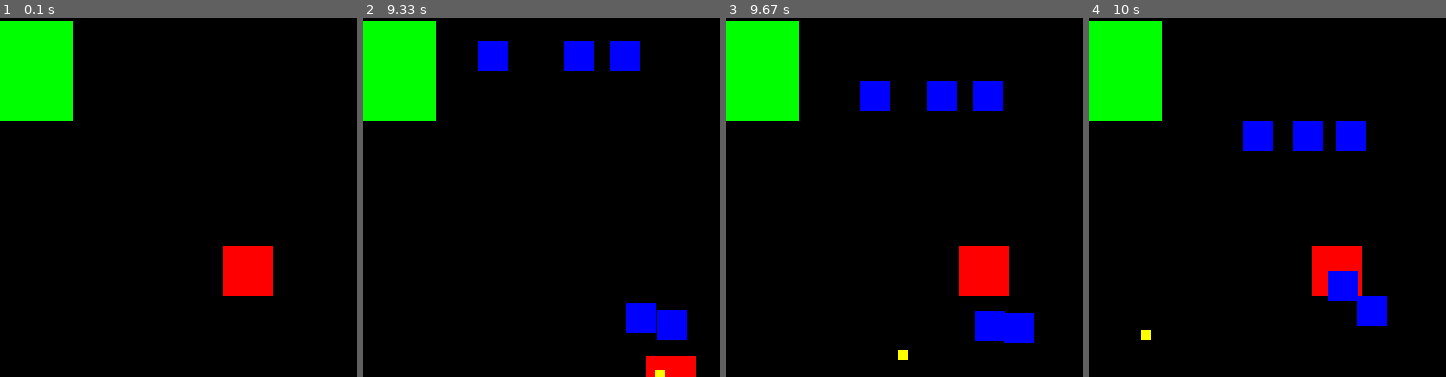
Above: before the commit, frames 1-4 (left to right).
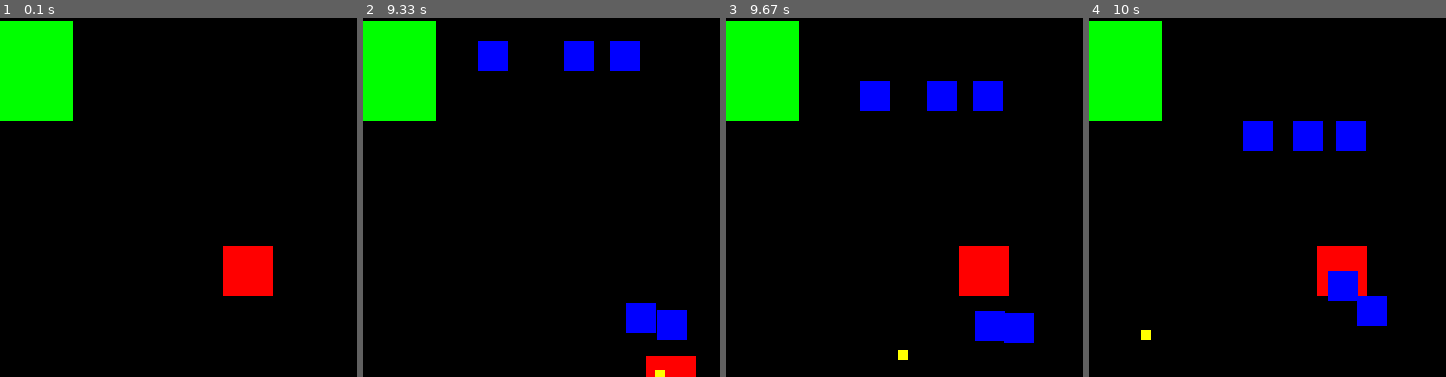
Above: after the commit, the same moments.

Repository: PouchyCorp/Pygame-TD
Game: pygame game, started from main.py
The game is run twice, just before and just after one commit, with the same random seed, the same clock (stepped at 60 frames per second) and the same inputs.
Inputs (mouse positions are % of the whole screen's width and height, from its top left):
- Up to frame 1 (0.1 s): no input
- Up to frame 2 (9.33 s): hold Right 0.33-0.8 s; move the mouse to (46, 55) at 0.37 s; hold Up 0.83-1.13 s; hold Right 1.17-1.63 s; hold Left 1.67-2.2 s; hold Down 2.23-2.53 s; hold Left 2.57-2.97 s; hold Up 3-3.37 s; hold Right 3.4-4.03 s; hold Down 4.07-4.43 s; hold Left 4.47-4.93 s; hold Right 4.97-5.43 s; hold Up 5.47-5.77 s; hold Right 5.8-6.27 s; hold Left 6.3-6.83 s; hold Down 6.87-7.17 s; hold Left 7.2-7.6 s; hold Up 7.63-8 s; hold Right 8.03-8.67 s; hold Down 8.7-9.07 s; hold Left from 9.1 s (still down)
- Up to frame 3 (9.67 s): release Left at 9.57 s; hold Right from 9.6 s (still down)
- Up to frame 4 (10 s): keep holding Right
The pictures show only the part of the screen within x 15-65%, y 12-62%; the shares and areas given below are measured in that part.

Frames 1-3 are identical in both runs. In frame 4, 0.4% of the frame differs, in the area x 62-78%, y 63-78%.

Commit message:
player class (functional)

Diff:
--- a/main.py
+++ b/main.py
@@ -27,6 +27,26 @@
         self.vel = vel
         self.rect = pygame.Rect(self.x,self.y,self.width,self.height)
 
+class Player:
+    def __init__(self,x,y,width,height,vel):
+        self.x = x
+        self.y = y
+        self.width = width
+        self.height = height
+        self.vel = vel
+        self.rect = pygame.Rect(self.x,self.y,self.width,self.height)
+
+    def basicPlayerMov(self,keys):
+        if keys[pygame.K_LEFT] and self.x - PLAYER_VEL >= 0:
+            self.x -= PLAYER_VEL
+        if keys[pygame.K_RIGHT] and self.x + PLAYER_VEL + PLAYER_WIDTH <= WIDTH:
+            self.x += PLAYER_VEL
+        if keys[pygame.K_DOWN] and self.y + PLAYER_VEL + PLAYER_HEIGHT <= HEIGHT:
+            self.y += PLAYER_VEL
+        if keys[pygame.K_UP]  and self.y - PLAYER_VEL >= 0:
+            self.y -= PLAYER_VEL
+
+
 
 def draw(player, wall, enemies, bullets):   #dessine chaque element de la scene
     WIN.fill('black')
@@ -49,7 +69,7 @@
 def enemyCollision(self,enemies,dirvect,player):
     if dirvect != [0,0] and dirvect is not None :
         for enemy in enemies:
-            if player.colliderect(enemy):
+            if player.rect.colliderect(enemy):
                     player.x = WIDTH/2 - PLAYER_WIDTH/2
                     player.y = HEIGHT/2 - PLAYER_HEIGHT
             if abs((enemy.x+enemyWidth)-(self.x+enemyWidth))<30 and abs((enemy.y+enemyHeight)-(self.y+enemyHeight))<30 and self != enemy:
@@ -88,6 +108,10 @@
              bullet.dir = -mouseDir
         bullet.rect.move_ip(bullet.dir)
 
+def playerXYSync(player):
+     player.rect.x = player.x
+     player.rect.y = player.y
+
 
 
 
@@ -95,7 +119,7 @@
 def main():
     run = True
 
-    player = pygame.Rect(WIDTH/2 - PLAYER_WIDTH/2, HEIGHT/2 - PLAYER_HEIGHT, PLAYER_WIDTH, PLAYER_HEIGHT)   #taille de chaque objet de la scene
+    player = Player(WIDTH/2 - PLAYER_WIDTH/2, HEIGHT/2 - PLAYER_HEIGHT, PLAYER_WIDTH, PLAYER_HEIGHT,PLAYER_VEL)   #taille de chaque objet de la scene
     wall = pygame.Rect(100,100,100,100)
     enemy = pygame.Rect(0,0,30,30)
     enemies = []
@@ -132,29 +156,20 @@
         playerXPrev = playerXPrev
         playerYPrev = player.x
         playerYPrev = playerYPrev
-        enemyXPrev  = enemy.x
-        enemyXPrev  = enemy.x
 
         for event in pygame.event.get():
             if event.type == pygame.QUIT:
                 run = False
                 break
 
-        #machin pour bouger en faisant cliclic
+        #deplacement du joueur (voir class Player)
 
-        keys = pygame.key.get_pressed()
-        if keys[pygame.K_LEFT] and player.x - PLAYER_VEL >= 0:
-            player.x -= PLAYER_VEL
-        if keys[pygame.K_RIGHT] and player.x + PLAYER_VEL + PLAYER_WIDTH <= WIDTH:
-            player.x += PLAYER_VEL
-        if keys[pygame.K_DOWN] and player.y + PLAYER_VEL + PLAYER_HEIGHT <= HEIGHT:
-            player.y += PLAYER_VEL
-        if keys[pygame.K_UP]  and player.y - PLAYER_VEL >= 0:
-            player.y -= PLAYER_VEL
+        player.basicPlayerMov(pygame.key.get_pressed())
+        playerXYSync(player)
 
         #collision du mur avec le joueur UwU
 
-        if player.colliderect(wall):
+        if player.rect.colliderect(wall):
             player.x = playerXPrev
             player.y = playerYPrev
 
@@ -172,7 +187,7 @@
 
         #object rendering
 
-        draw(player, wall, enemies, bullets)
+        draw(player.rect, wall, enemies, bullets)
 
     pygame.quit()
 
